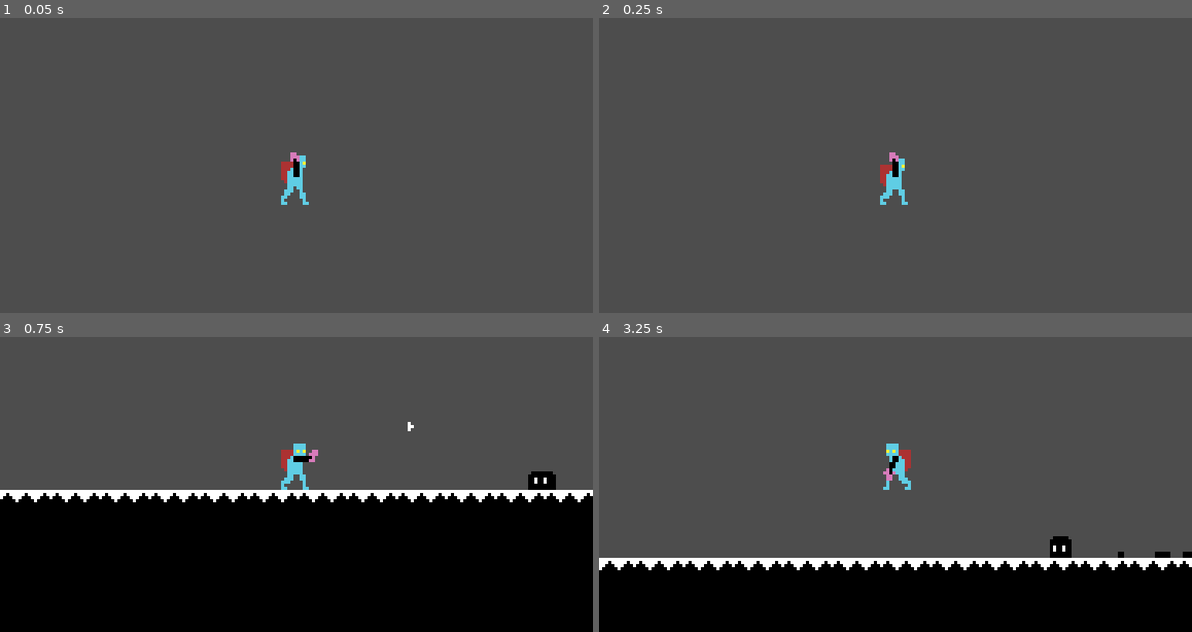
Above: before the commit, frames 1-4 (two rows, left to right).
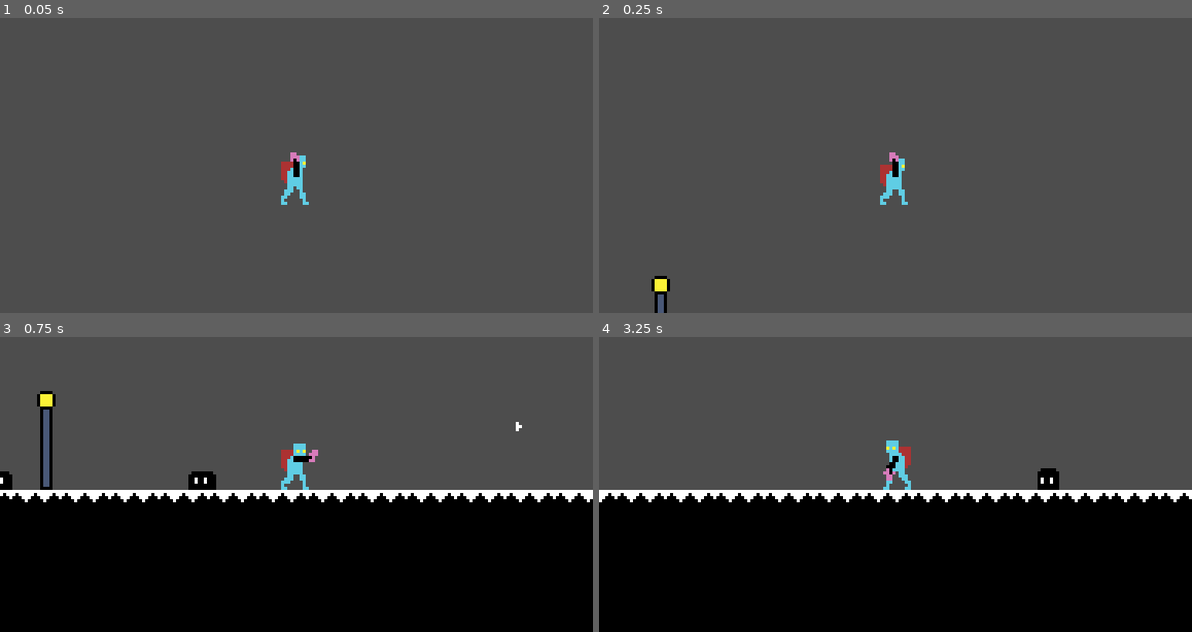
Above: after the commit, the same moments.

Repository: Bbubbee/Qman
Game: Godot game, scene res://scenes/main/main.tscn
Two runs of this game, one before a commit and one after it. Both use one fixed random seed, a clock stepped at 60 frames per second and the inputs below.
Inputs (mouse positions are in pixels of both pictures, inside the frame that each line leads up to):
- Up to frame 1 (0.05 s): no input
- Up to frame 2 (0.25 s): no input
- Up to frame 3 (0.75 s): move the mouse to (426, 449) at 0.52 s; press the mouse at (426, 449) at 0.53 s; hold D (right) from 0.53 s (still down)
- Up to frame 4 (3.25 s): tap Space (jump) at 0.77, 1.52, 3.02 s; move the mouse to (776, 481) at 1.27 s; release the mouse at (776, 481) at 1.28 s; click (776, 481) at 1.35 s; move the mouse to (954, 393) at 2.02 s; release D (right) at 2.03 s; press the mouse at (954, 393) at 2.03 s; hold A (left) 2.03-2.78 s; move the mouse to (865, 531) at 2.77 s; release the mouse at (865, 531) at 2.78 s; hold D (right) from 2.78 s (still down); click (865, 531) at 2.85 s

Frame 1 is identical in both runs. In frame 2, 0.3% of the frame differs, in the area x 8-12%, y 87-100%; in frame 3, 3.0%; in frame 4, 26%, in the area x 0-100%, y 35-80%.

Commit message:
++ knockback of player and particles

Diff:
--- a/components/h_boxes/health_component.gd
+++ b/components/h_boxes/health_component.gd
@@ -17,7 +17,6 @@
 	# Handle the direction of knockback.
 	var direction = (actor.global_position - attack.global_position).normalized()
 	attack.direction = direction
-	print(direction)
 
 	if health >= 0:
 		handle_attack.emit(attack, false)
--- a/scenes/dust_particles/dust_particle.gd
+++ b/scenes/dust_particles/dust_particle.gd
@@ -1,43 +1,17 @@
 extends RigidBody2D
 
+var direction: Vector2
 
 
 func _ready() -> void:
-	var x = randf_range(100, 200)
-	var y = randf_range(-100, -200)
-	apply_impulse(Vector2(x, y), self.position)
-#
-#const SPEED = 400.0
-#const JUMP_VELOCITY = -400.0
-#
-## Get the gravity from the project settings to be synced with RigidBody nodes.
-#var gravity: int = ProjectSettings.get_setting("physics/2d/default_gravity")
-#
-#func _ready() -> void:
-	#velocity.y = JUMP_VELOCITY
-	#velocity.x = SPEED
-	#
-#
-#
-#func init(direction: Vector2):
-	#pass
-	#
-#
-#
-#func _physics_process(delta: float) -> void:
-	##velocity.x = move_toward(velocity.x, 0, 1)
-	#
-	## Move the x velocity to zero by gravity (or some value) * delta.
-	#if velocity.x > 0:
-		#velocity.x = maxf(velocity.x - gravity * delta, 0)
-	#elif velocity.x < 0:
-		#velocity.x = minf(velocity.x + gravity * delta, 0)
-	#else:
-		#velocity.x = 0
-	#
-	## Add the gravity.
-	#if not is_on_floor():
-		#velocity.y += gravity * delta
+	if direction.x > 0:
+		direction.x = randf_range(direction.x, direction.x+200)
+		self.position = self.position + Vector2(5, 0)
+	else:
+		direction.x = randf_range(direction.x, direction.x-200)
+		self.position = self.position - Vector2(5, 0)
 
 
-	#move_and_slide()
+	direction.y = randf_range(direction.y, direction.y-200)
+
+	apply_impulse(direction, self.position)
--- a/scenes/enemies/basic_enemy/enemy.gd
+++ b/scenes/enemies/basic_enemy/enemy.gd
@@ -6,6 +6,7 @@
 @onready var state_machine: Node = $StateMachine
 @onready var sprite_2d: Sprite2D = $General/Sprite
 @onready var animator: AnimationPlayer = $General/Animator
+@onready var hurt_hit_box: HurtHitBox = $Components/HurtHitBox
 
 # Get the gravity from the project settings to be synced with RigidBody nodes.
 var gravity: int = ProjectSettings.get_setting("physics/2d/default_gravity")
@@ -16,6 +17,6 @@
 
 func _on_health_component_handle_attack(attack: Hitbox, has_died: bool = false) -> void:
 	if has_died:
-		state_machine.force_transition("death")
+		state_machine.force_transition("death", attack)
 	else:
 		state_machine.force_transition("damaged", attack)
--- a/scenes/enemies/basic_enemy/enemy_damaged_state.gd
+++ b/scenes/enemies/basic_enemy/enemy_damaged_state.gd
@@ -14,7 +14,6 @@
 	timer = cooldown
 
 	# Knockback.
-	#actor.velocity.x = 100
 	actor.velocity = attack.direction * attack.knockback
 
 
--- a/scenes/enemies/basic_enemy/enemy_death_state.gd
+++ b/scenes/enemies/basic_enemy/enemy_death_state.gd
@@ -1,20 +1,18 @@
 extends State
+
+var play_once: bool = true
+var direction
 
 
 func enter(_enter_params = null):
 	actor.animator.play("death")
+	direction = _enter_params.direction
 
-	Events.spawn_particles.emit(actor.position, 10)
 
-	# Spawn a bunch of dust particles
-	#for x in randi_range(3, 15):
-		#var dust = actor.DUST_PARTICLE.instantiate()
-		#
-		## Make the dust spawn in a random spot on a cone.
-		#dust.position = actor.position + Vector2(randf_range(-10, 10), randf_range(-10, 0))
-		#
-		#var root = get_tree().get_root()
-		#root.add_child(dust)
+func process(_delta: float) -> void:
+	if play_once:
+		play_once = false
+		Events.spawn_particles.emit(actor.position, 10, direction)
 
 
 func _on_animator_animation_finished(anim_name: StringName) -> void:
--- a/scenes/main/events.gd
+++ b/scenes/main/events.gd
@@ -1,3 +1,3 @@
 extends Node
 
-signal spawn_particles(pos: Vector2, count: int)
+signal spawn_particles(pos: Vector2, count: int, dir: Vector2)
--- a/scenes/main/main.tscn
+++ b/scenes/main/main.tscn
@@ -6,6 +6,7 @@
 [ext_resource type="PackedScene" uid="uid://bdxw4ul5106p4" path="res://scenes/enemies/dust/spitter.tscn" id="4_cgpj8"]
 [ext_resource type="PackedScene" uid="uid://c1tmlhlu2k430" path="res://scenes/enemies/baby/dust_baby.tscn" id="5_00mne"]
 [ext_resource type="Script" path="res://scenes/main/particle_spawner.gd" id="6_laqpe"]
+[ext_resource type="Texture2D" uid="uid://e2be3nx8ew8c" path="res://assets/other/lamp-post.png" id="7_iembb"]
 
 [node name="Main" type="Node2D"]
 script = ExtResource("1_8xiv0")
@@ -35,13 +36,29 @@
 position = Vector2(134, 59)
 
 [node name="DustBaby2" parent="Actors" instance=ExtResource("5_00mne")]
-position = Vector2(134, 59)
+position = Vector2(156, 59)
 
 [node name="DustBaby3" parent="Actors" instance=ExtResource("5_00mne")]
-position = Vector2(134, 59)
+position = Vector2(180, 59)
 
 [node name="DustBaby4" parent="Actors" instance=ExtResource("5_00mne")]
-position = Vector2(134, 59)
+position = Vector2(209, 61)
+
+[node name="DustBaby5" parent="Actors" instance=ExtResource("5_00mne")]
+position = Vector2(-41, 49)
+
+[node name="DustBaby6" parent="Actors" instance=ExtResource("5_00mne")]
+position = Vector2(-107, 49)
+
+[node name="DustBaby7" parent="Actors" instance=ExtResource("5_00mne")]
+position = Vector2(-155, 49)
+
+[node name="DustBaby8" parent="Actors" instance=ExtResource("5_00mne")]
+position = Vector2(-207, 49)
 
 [node name="ParticleSpawner" type="Node2D" parent="."]
 script = ExtResource("6_laqpe")
+
+[node name="Lamp-post" type="Sprite2D" parent="."]
+position = Vector2(-76, 80)
+texture = ExtResource("7_iembb")
--- a/scenes/main/particle_spawner.gd
+++ b/scenes/main/particle_spawner.gd
@@ -10,8 +10,9 @@
 
 
 ## Spawn a set amount of particles based on the count.
-func _on_spawn_particles(pos: Vector2, count: int):
-	for i in randi_range(count, (count+(count*0.35)) ):
+func _on_spawn_particles(pos: Vector2, count: int, dir: Vector2):
+	for i in randi_range(count, (count+(count*0.4)) ):
 		var dust = DUST_PARTICLE.instantiate()
-		dust.position = pos + Vector2(5, 0)
+		dust.position = pos
+		dust.direction = dir
 		self.add_child(dust)
--- a/scenes/player/actions/gust.gd
+++ b/scenes/player/actions/gust.gd
@@ -6,7 +6,7 @@
 
 func init(dir: Vector2, pos: Vector2):
 	self.direction = dir
-	global_position = pos
+	self.global_position = pos
 
 func _physics_process(delta: float) -> void:
 	global_position += (speed * direction) * delta
@@ -15,3 +15,7 @@
 
 func _on_area_entered(_area: Area2D) -> void:
 	queue_free()
+
+
+func _on_timer_timeout() -> void:
+	queue_free()
--- a/scenes/player/actions/gust.tscn
+++ b/scenes/player/actions/gust.tscn
@@ -24,6 +24,12 @@
 position = Vector2(0.5, 0)
 shape = SubResource("RectangleShape2D_h8gx3")
 
+[node name="Timer" type="Timer" parent="."]
+wait_time = 0.2
+one_shot = true
+autostart = true
+
 [connection signal="area_entered" from="Hitbox" to="." method="_on_area_entered"]
+[connection signal="timeout" from="Timer" to="." method="_on_timer_timeout"]
 
 [editable path="Hitbox"]
--- /dev/null
+++ b/scenes/player/knockback.gd
@@ -0,0 +1,30 @@
+extends State
+
+
+var direction
+var force = 100
+
+var x
+var y
+@onready var knockback_timer: Timer = $KnockbackTimer
+
+
+func enter(_enter_params = null):
+	knockback_timer.start()
+	direction = _enter_params
+
+
+func physics_process(delta: float) -> void:
+	x = -direction.x * force
+	y = -direction.y * force
+
+	actor.velocity = Vector2(x, y)
+
+	# Handle gravity.
+	if not actor.is_on_floor(): actor.velocity.y += actor.gravity * delta
+
+	actor.move_and_slide()
+
+
+func _on_knockback_timer_timeout() -> void:
+		transition.emit(self, "move")
--- a/scenes/player/player.gd
+++ b/scenes/player/player.gd
@@ -26,4 +26,7 @@
 
 
 func _on_health_component_handle_attack(attack: Hitbox, _has_died: bool = false) -> void:
-		state_machine.force_transition("damaged", attack)
+	state_machine.force_transition("damaged", attack)
+
+func _on_aim_fired_weapon(direction) -> void:
+	state_machine.force_transition("knockback", direction)
--- a/scenes/player/player.tscn
+++ b/scenes/player/player.tscn
@@ -11,6 +11,7 @@
 [ext_resource type="Script" path="res://scenes/player/states/jump.gd" id="7_tk513"]
 [ext_resource type="Script" path="res://scenes/player/states/damaged.gd" id="8_8xkh7"]
 [ext_resource type="PackedScene" uid="uid://dv0lxnync3vjn" path="res://components/h_boxes/health_component.tscn" id="9_x8egt"]
+[ext_resource type="Script" path="res://scenes/player/knockback.gd" id="10_4n77r"]
 [ext_resource type="PackedScene" uid="uid://bmqdf4kabond7" path="res://components/h_boxes/hurtbox.tscn" id="11_2lm7y"]
 
 [sub_resource type="CapsuleShape2D" id="CapsuleShape2D_036ok"]
@@ -142,12 +143,25 @@
 [node name="Damaged" type="Node" parent="StateMachine"]
 script = ExtResource("8_8xkh7")
 
+[node name="Knockback" type="Node" parent="StateMachine"]
+script = ExtResource("10_4n77r")
+
+[node name="KnockbackTimer" type="Timer" parent="StateMachine/Knockback"]
+wait_time = 0.1
+one_shot = true
+autostart = true
+
 [node name="AttackStateMachine" type="Node" parent="." node_paths=PackedStringArray("initial_state")]
 script = ExtResource("4_rnkx0")
 initial_state = NodePath("Aim")
 
 [node name="Aim" type="Node" parent="AttackStateMachine"]
 script = ExtResource("7_kie8v")
+
+[node name="AttackTimer" type="Timer" parent="AttackStateMachine/Aim"]
+wait_time = 0.5
+one_shot = true
+autostart = true
 
 [node name="Components" type="Node2D" parent="."]
 
@@ -163,6 +177,9 @@
 shape = SubResource("CapsuleShape2D_mpg6y")
 
 [connection signal="animation_finished" from="Animator" to="StateMachine/Move" method="_on_animator_animation_finished"]
+[connection signal="timeout" from="StateMachine/Knockback/KnockbackTimer" to="StateMachine/Knockback" method="_on_knockback_timer_timeout"]
+[connection signal="fired_weapon" from="AttackStateMachine/Aim" to="." method="_on_aim_fired_weapon"]
+[connection signal="timeout" from="AttackStateMachine/Aim/AttackTimer" to="AttackStateMachine/Aim" method="_on_attack_timer_timeout"]
 [connection signal="handle_attack" from="Components/HealthComponent" to="." method="_on_health_component_handle_attack"]
 
 [editable path="Components/Hurtbox"]
--- a/scenes/player/states/aim.gd
+++ b/scenes/player/states/aim.gd
@@ -1,6 +1,10 @@
 extends State
 
 const GUST = preload('res://scenes/player/actions/gust.tscn')
+signal fired_weapon(direction: Vector2)
+var can_shoot: bool = true
+@onready var attack_timer: Timer = $AttackTimer
+
 
 func physics_process(_delta: float):
 	var mouse_pos = actor.get_global_mouse_position()
@@ -9,17 +13,27 @@
 	# Make the arm aim at the mouse.
 	actor.arm_pivot.look_at(mouse_pos)
 
-	# Face the sprite towards the mouse.
+	# Flip the sprite to face the correct direction.
 	actor.sprite.flip_h = mouse_pos.x < pos.x
 
 
 func on_input(event: InputEvent) -> void:
 	if event.is_action_pressed('spit'):
-		var gust = GUST.instantiate()
+		if can_shoot:
+			can_shoot = false
+			attack_timer.start()
 
-		var direction = actor.get_global_mouse_position() - actor.global_position
-		direction = direction.normalized()
-		gust.init(direction, actor.bullet_marker.global_position)
+			var gust = GUST.instantiate()
 
-		var root = get_tree().get_root()
-		root.add_child(gust)
+			var direction = actor.get_global_mouse_position() - actor.global_position
+			direction = direction.normalized()
+			gust.init(direction, actor.bullet_marker.global_position)
+
+			var root = get_tree().get_root()
+			root.add_child(gust)
+
+			fired_weapon.emit(direction)
+
+
+func _on_attack_timer_timeout() -> void:
+	can_shoot = true
--- a/scenes/player/states/move.gd
+++ b/scenes/player/states/move.gd
@@ -23,8 +23,7 @@
 		transition.emit(self, "idle")
 
 	# Apply gravity.
-	if not actor.is_on_floor():
-		actor.velocity.y += actor.gravity * delta
+	if not actor.is_on_floor(): actor.velocity.y += actor.gravity * delta
 
 	# Handle damaged.
 	#if actor.attack_incoming:
Binary file added: assets/other/lamp-post.aseprite
Binary file added: assets/other/lamp-post.png
Not shown, added: assets/other/lamp-post.png.import
Not shown: 1 places in scenes/main/main.tscn that only renumber resources
Not shown: 1 places in scenes/player/player.tscn that only renumber resources
